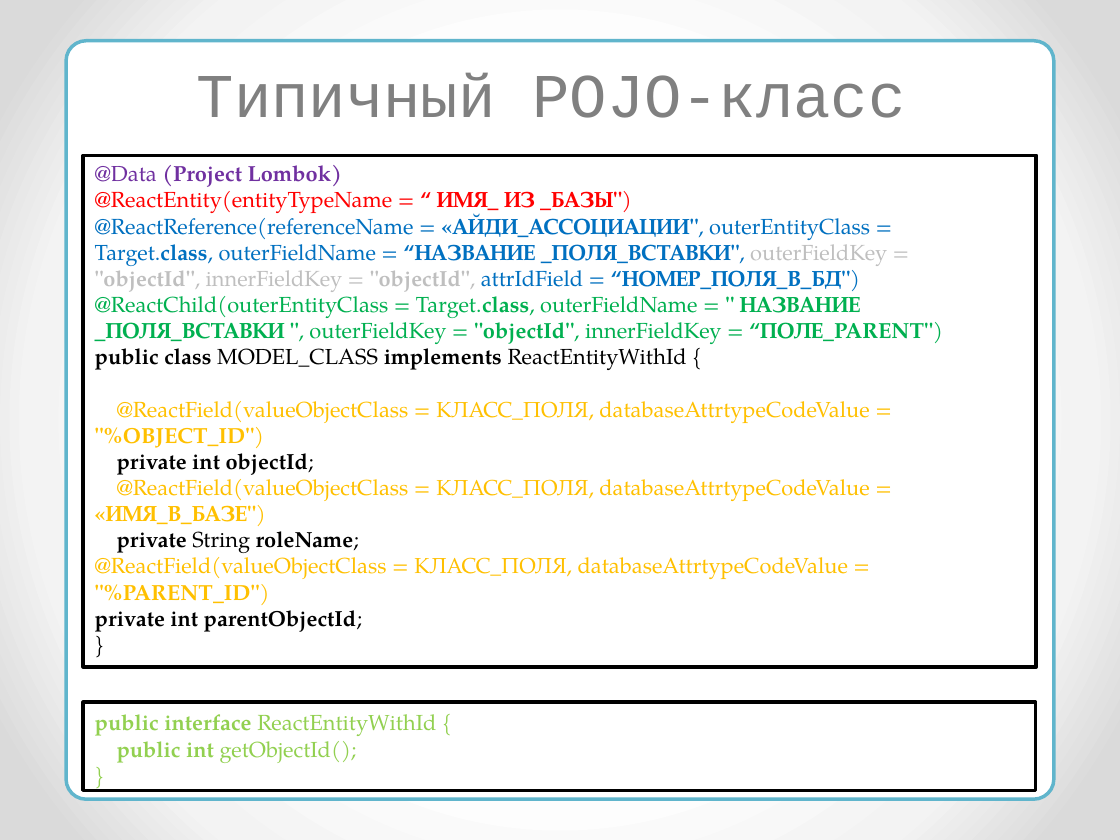
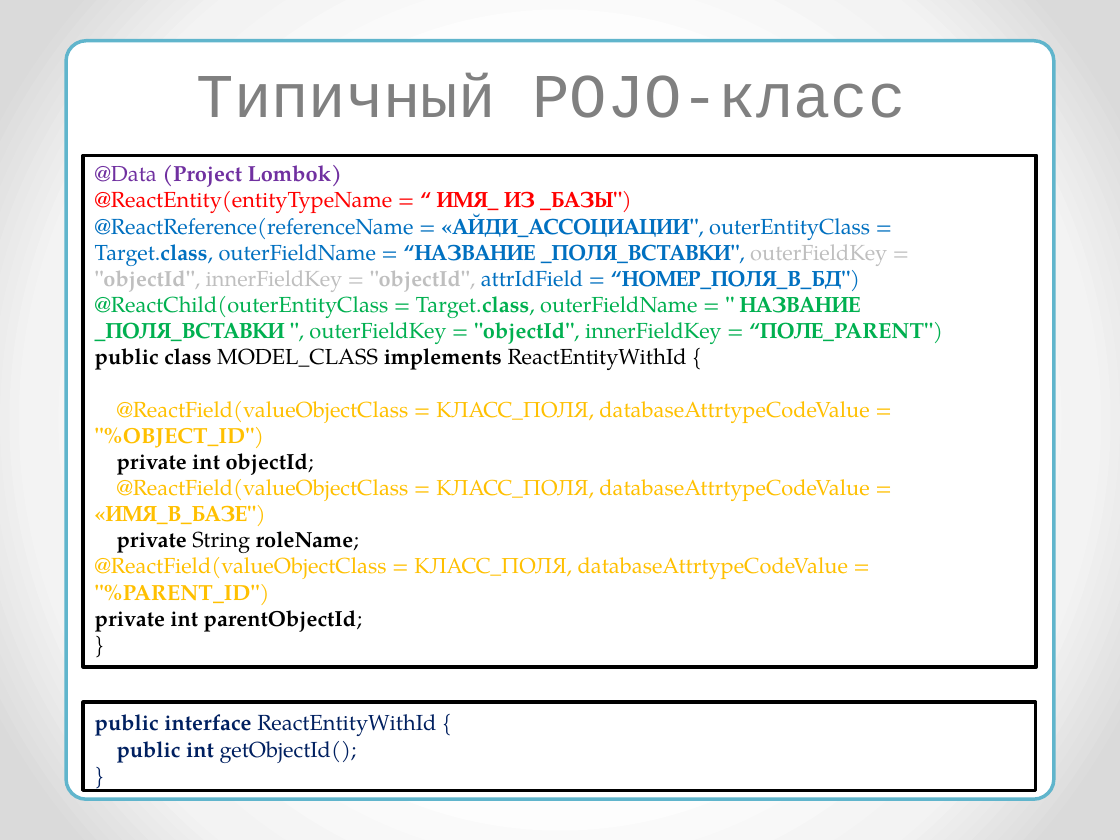
Before and after one commit to RedEyesDevelopment/NetCrackerProject, a slide deck: slide 37 of pres/reacteav/reacteav.pptx (slide 35 before the commit). Drawn at 1120x840 pixels with LibreOffice and Linux fonts; fonts in the diff are those of the drawing. Boxes give left, top, right and bottom in pixels: in the first picture for what was removed or moved away, otherwise in the second. Text is boxed around its words. In the diff, an @@ line names an element or a change of style, - is before the commit and + after.

```diff
--- a/pres/reacteav/reacteav.pptx
+++ b/pres/reacteav/reacteav.pptx
@@ text at (95,714,436,763): text colour #92D050 to #002060 in "public interface ReactEntityWithId { public int getObjectId( ..." @@
```
Also in this commit, not shown: 7 other slides changed, 4 slides added.
